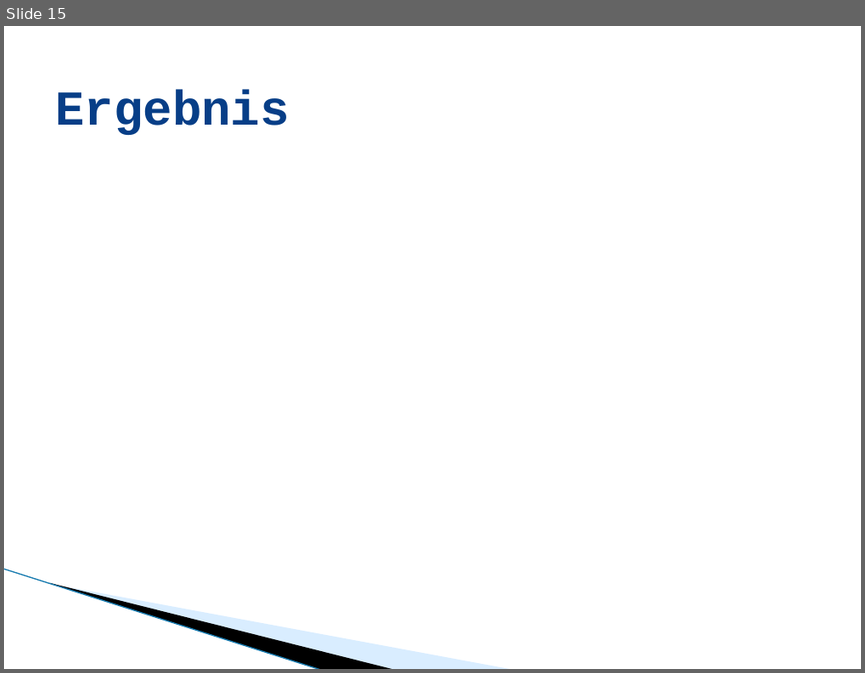
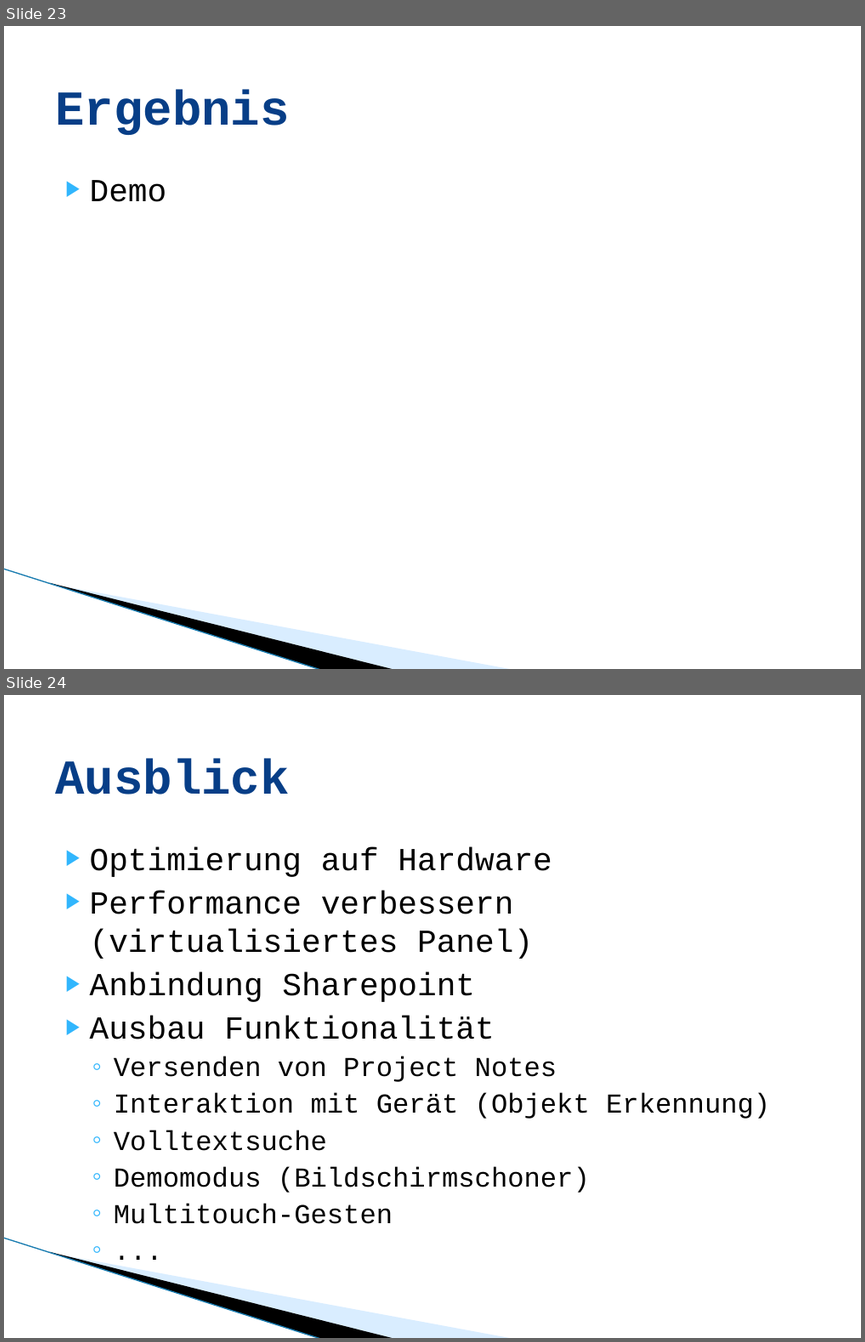
Before and after one commit to lukaselmer/student-thesis-flip, a slide deck: doc/media/flip_zuehlke_praesentation.pptx. Shown one above the other, each under a label of ours: slide 15 before the commit, slides 23 and 24 after it. The pictures are 865x673 and 865x1342 pixels, drawn with LibreOffice and Linux fonts; fonts in the diff are those of the drawing; background and template pictures are left out. Boxes give left, top, right and bottom in pixels: in the first picture for what was removed or moved away, otherwise in the second. Text is boxed around its words. In the diff, an @@ line names an element or a change of style, - is before the commit and + after.

```diff
--- a/doc/media/flip_zuehlke_praesentation.pptx
+++ b/doc/media/flip_zuehlke_praesentation.pptx
@@ slide 24 added at bbox=[4, 695, 861, 1338], background #FFFFFF; not listed: 3 template elements that a slide beside it also shows @@
@@ title added at bbox=[55, 758, 289, 794], 41 pt, text #073E87, bold @@
+Ausblick
@@ text added at bbox=[90, 847, 770, 1224], 23 pt, text #000000 @@
+▶ Optimierung auf Hardware
+▶ Performance verbessern (virtualisiertes Panel)
+▶ Anbindung Sharepoint
+▶ Ausbau Funktionalität
+  ◦ Versenden von Project Notes
+  ◦ Interaktion mit Gerät (Objekt Erkennung)
+  ◦ Volltextsuche
+  ◦ Demomodus (Bildschirmschoner)
+  ◦ Multitouch-Gesten
+  ◦ ...
@@ what was slide 15 is now slide 23 @@
@@ slide 23 changed as well @@
@@ text added at bbox=[90, 180, 167, 202], 27 pt, text #000000 @@
+▶ Demo
```
Also in this commit, not shown: 4 other slides changed, 10 other slides added, 2 slides removed.
